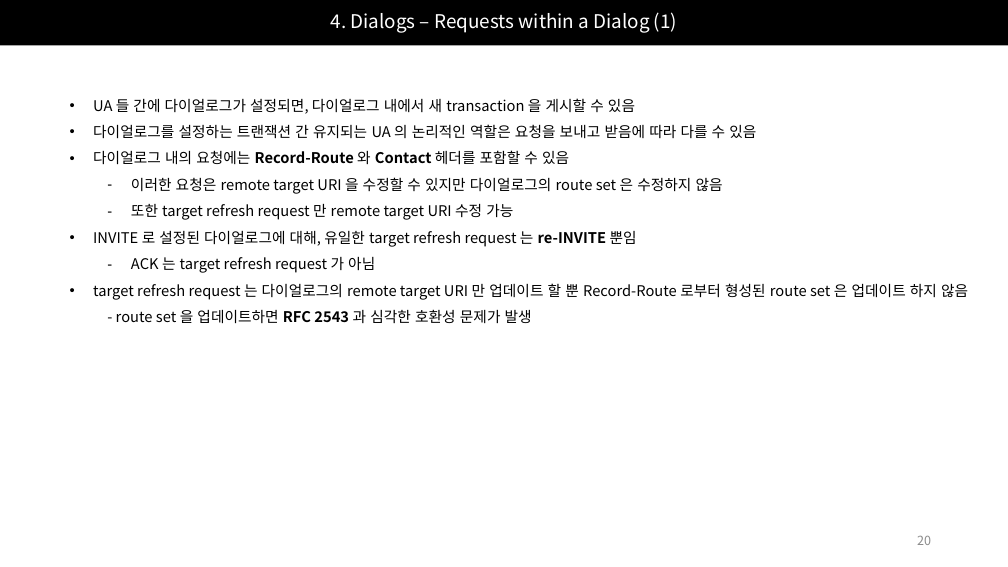
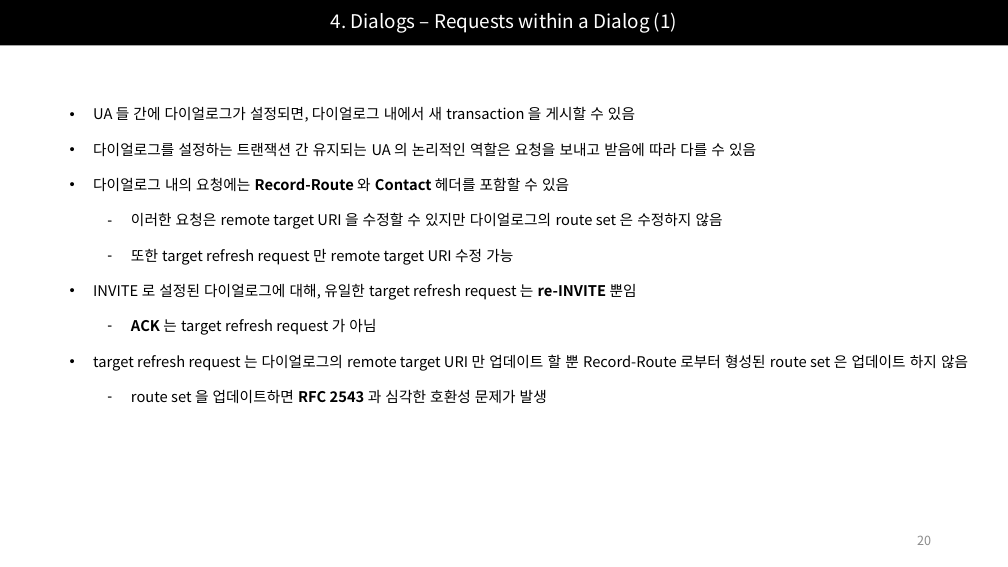
Before and after one commit to Epsilonely/SIP-Survey, a slide deck: slide 20 of 세미나 2차.pptx. Drawn at 1008x567 pixels with LibreOffice and Linux fonts; fonts in the diff are those of the drawing. Boxes give left, top, right and bottom in pixels: in the first picture for what was removed or moved away, otherwise in the second. Text is boxed around its words. In the diff, an @@ line names an element or a change of style, - is before the commit and + after.

```diff
--- a/세미나 2차.pptx
+++ b/세미나 2차.pptx
@@ text at box(93, 106, 968, 371): bold on in "ACK"; line spacing 1.5 to 2 @@
@@ text at box(131, 389, 547, 403): text changed @@
-  - route set 을 업데이트하면 RFC 2543 과 심각한 호환성 문제가 발생
+  – route set 을 업데이트하면 RFC 2543 과 심각한 호환성 문제가 발생
```
Also in this commit, not shown: 4 other slides changed, 4 slides added, 1 other file.
